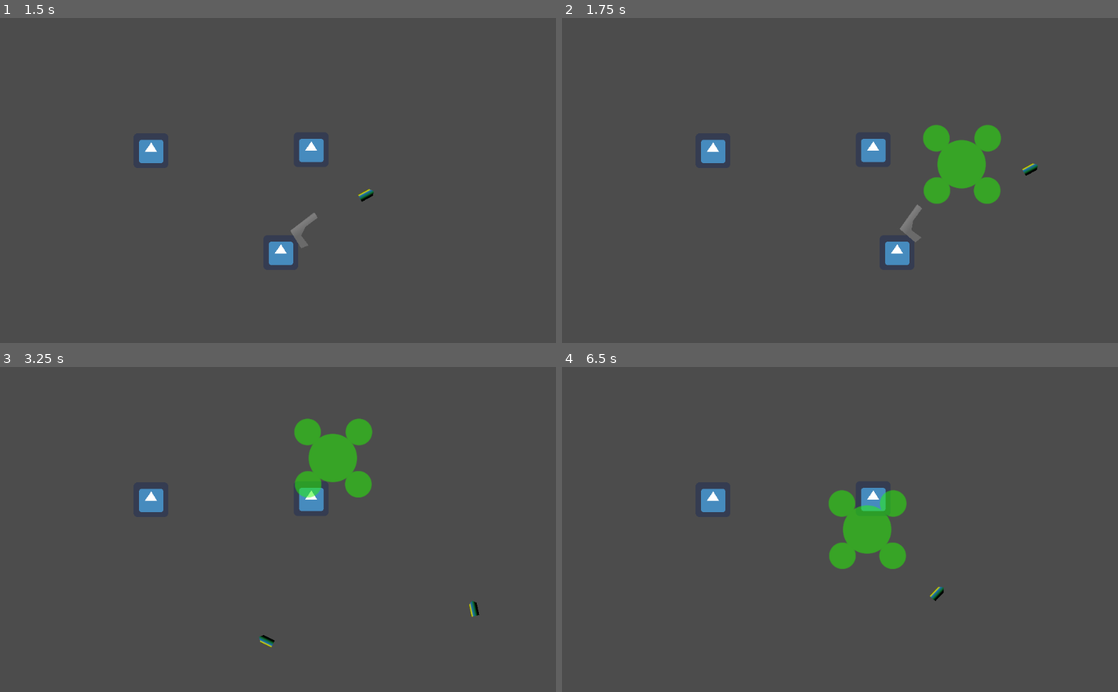
Above: before the commit, frames 1-4 (two rows, left to right).
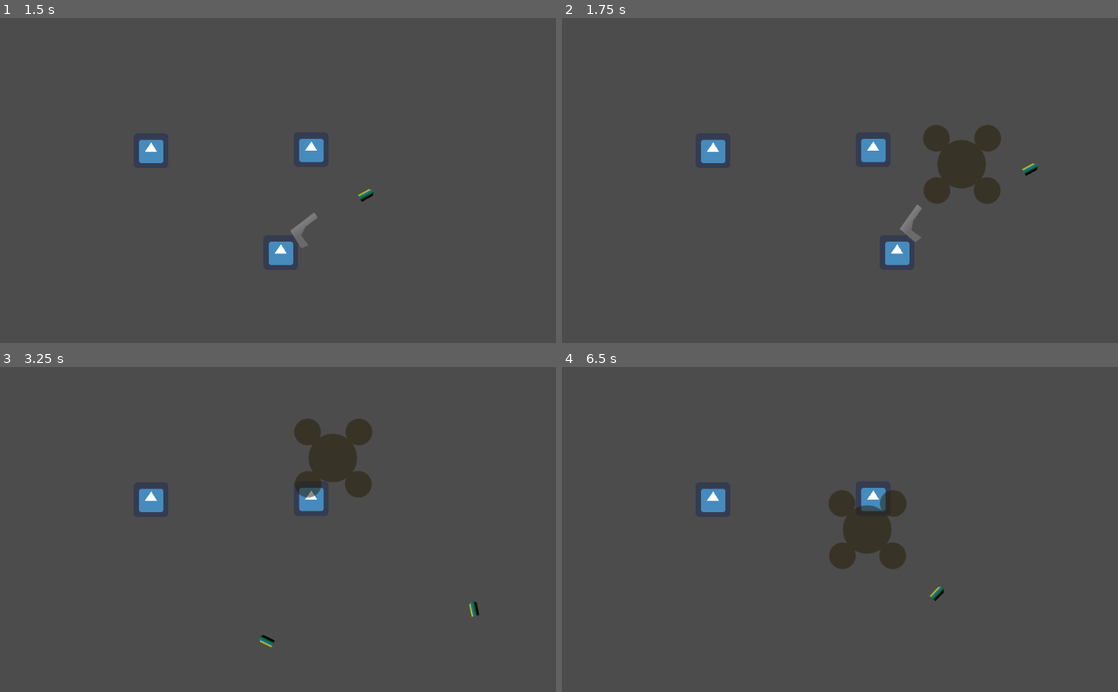
Above: after the commit, the same moments.

Repository: smclaughlan/GWJ52
Game: Godot game, scene res://Main.tscn
Same seed, same stepped clock (60 frames per second), same inputs: the game is played once before the commit and once after it. The engine's default icon, where the game draws it, is replaced by a stand-in: a white triangle on a blue panel in a dark square.
Inputs (mouse positions are in pixels of both pictures, inside the frame that each line leads up to):
- Up to frame 1 (1.5 s): click "Play" at 0.5 s; move the mouse to (400, 164) at 1.27 s; hold Right (ui_right) from 1.28 s (still down); hold Space (shoot) from 1.28 s (still down)
- Up to frame 2 (1.75 s): keep holding Right (ui_right); keep holding Space (shoot); tap B (toggle_towerbuild) at 1.55 s
- Up to frame 3 (3.25 s): move the mouse to (166, 545) at 2.02 s; release Right (ui_right) at 2.03 s; release Space (shoot) at 2.03 s; hold Down (ui_down) 2.03-2.78 s; tap B (toggle_towerbuild) at 2.1, 3.05 s; tap Space (shoot) at 2.3 s; move the mouse to (333, 458) at 2.77 s; hold Right (ui_right) from 2.78 s (still down); hold Space (shoot) from 2.78 s (still down)
- Up to frame 4 (6.5 s): move the mouse to (812, 594) at 3.52 s; release Right (ui_right) at 3.53 s; release Space (shoot) at 3.53 s; hold Up (ui_up) 3.53-4.28 s; tap B (toggle_towerbuild) at 3.6, 4.55, 5.1, 6.05 s; tap Space (shoot) at 3.8, 5.3 s; move the mouse to (1006, 578) at 4.27 s; hold Space (shoot) 4.28-5.03 s; hold Left (ui_left) 4.28-5.78 s; move the mouse to (673, 480) at 5.02 s; move the mouse to (867, 529) at 5.77 s; hold Down (ui_down) from 5.78 s (still down); hold Space (shoot) from 5.78 s (still down)

Frame 1 is identical in both runs. In frame 2, 2.3% of the frame differs, in the area x 64-79%, y 32-58%; in frame 3, 2.3%; in frame 4, 2.3%.

Commit message:
Turret can be placed, targets player for now

Diff:
--- /dev/null
+++ b/GodotProject/Scenes/Objects/Towers/TowerBase.gd
@@ -0,0 +1,15 @@
+extends Node2D
+
+var tower_turret_scene = load("res://Scenes/Objects/Towers/TowerTurret.tscn")
+
+
+# Called when the node enters the scene tree for the first time.
+func _ready():
+	pass # Replace with function body.
+
+
+func init(turret_type):
+	var new_turret = tower_turret_scene.instance()
+	new_turret.global_position = global_position
+	get_tree().get_root().add_child(new_turret)
+	new_turret.init(turret_type)
--- /dev/null
+++ b/GodotProject/Scenes/Objects/Towers/TowerBase.tscn
@@ -0,0 +1,18 @@
+[gd_scene load_steps=4 format=2]
+
+[ext_resource path="res://Scenes/Objects/Towers/PLACEHOLDER/turretbasePLACEHOLDER.png" type="Texture" id=1]
+[ext_resource path="res://Scenes/Objects/Towers/TowerBase.gd" type="Script" id=2]
+
+[sub_resource type="RectangleShape2D" id=1]
+
+[node name="TowerBase" type="Node2D"]
+script = ExtResource( 2 )
+
+[node name="Area2D" type="Area2D" parent="."]
+
+[node name="CollisionShape2D" type="CollisionShape2D" parent="Area2D"]
+scale = Vector2( 7, 7 )
+shape = SubResource( 1 )
+
+[node name="Sprite" type="Sprite" parent="."]
+texture = ExtResource( 1 )
--- a/GodotProject/Scenes/Objects/Towers/TowerBuildmode.gd
+++ b/GodotProject/Scenes/Objects/Towers/TowerBuildmode.gd
@@ -1,6 +1,8 @@
 extends Node2D
 
 var can_place = true
+var player
+export var MAX_PLACEMENT_RANGE = 200
 onready var build_area = $Area2D
 onready var visual = $Sprite
 
@@ -10,13 +12,19 @@
 
 
 func _physics_process(delta):
+	# If the player is too far away, can't place.
+	var distance_to_player = global_position.distance_to(player.global_position)
+
 	# Check for any collisions. If any found, turn red, can't place.
 	var area_collisions = build_area.get_overlapping_areas()
 	var body_collisions = build_area.get_overlapping_bodies()
 
-	if area_collisions.size() > 0 or body_collisions.size() > 0:
+	if distance_to_player > MAX_PLACEMENT_RANGE or area_collisions.size() > 0 or body_collisions.size() > 0:
 		can_place = false
 		visual.self_modulate = Color(1, .1, .1, .5)
 	else:
 		can_place = true
 		visual.self_modulate = Color(1, 1, 1, .5)
+
+func store_player(_player):
+	player = _player
--- /dev/null
+++ b/GodotProject/Scenes/Objects/Towers/TowerTurret.gd
@@ -0,0 +1,28 @@
+extends Node2D
+
+var turret_type = "fire"
+var turret_range = 300
+var projectile_speed = 100
+var target
+
+
+# Called when the node enters the scene tree for the first time.
+func _ready():
+	pass # Replace with function body.
+
+
+func _physics_process(delta):
+	# For now just shoot at the player.
+	target = Utils.get_player()
+
+	if !target:
+		return
+
+	var distance = global_position.distance_to(target.global_position)
+	if distance > turret_range:
+		return
+
+	look_at(target.global_position + target.velocity * (distance/projectile_speed) * delta)
+
+func init(_turret_type):
+	turret_type = _turret_type
--- /dev/null
+++ b/GodotProject/Scenes/Objects/Towers/TowerTurret.tscn
@@ -0,0 +1,10 @@
+[gd_scene load_steps=3 format=2]
+
+[ext_resource path="res://Scenes/Objects/Towers/PLACEHOLDER/turretgunPLACEHOLDER.png" type="Texture" id=1]
+[ext_resource path="res://Scenes/Objects/Towers/TowerTurret.gd" type="Script" id=2]
+
+[node name="Node2D" type="Node2D"]
+script = ExtResource( 2 )
+
+[node name="Sprite" type="Sprite" parent="."]
+texture = ExtResource( 1 )
--- a/GodotProject/Scenes/Player/PlayerAvatar.gd
+++ b/GodotProject/Scenes/Player/PlayerAvatar.gd
@@ -1,6 +1,7 @@
 extends KinematicBody2D
 
 var tower_buildmode = load("res://Scenes/Objects/Towers/TowerBuildmode.tscn")
+var tower_base_scene = load("res://Scenes/Objects/Towers/TowerBase.tscn")
 
 var velocity : Vector2 = Vector2.ZERO
 var player_speed : float = 400.0
@@ -10,8 +11,7 @@
 
 # Called when the node enters the scene tree for the first time.
 func _ready():
-	pass
-
+	Utils.set_player(self)
 
 # Called every frame. 'delta' is the elapsed time since the previous frame.
 func _process(_delta):
@@ -30,6 +30,11 @@
 	elif Input.is_action_pressed("ui_down"):
 		velocity += Vector2.DOWN
 
+	if Input.is_action_just_released("shoot") and is_placing_tower and tower_buildmode_visual.can_place:
+		var new_tower = tower_base_scene.instance()
+		new_tower.global_position = tower_buildmode_visual.global_position
+		get_tree().get_root().add_child(new_tower)
+		new_tower.init("fire")
 
 	velocity = velocity.normalized() * player_speed
 
@@ -41,6 +46,7 @@
 	if is_placing_tower:
 		# Create green tower base to visualize where tower will be placed.
 		tower_buildmode_visual = tower_buildmode.instance()
+		tower_buildmode_visual.store_player(self)
 		get_tree().get_root().add_child(tower_buildmode_visual)
 	else:
 		# Stop showing the green tower base visual.
